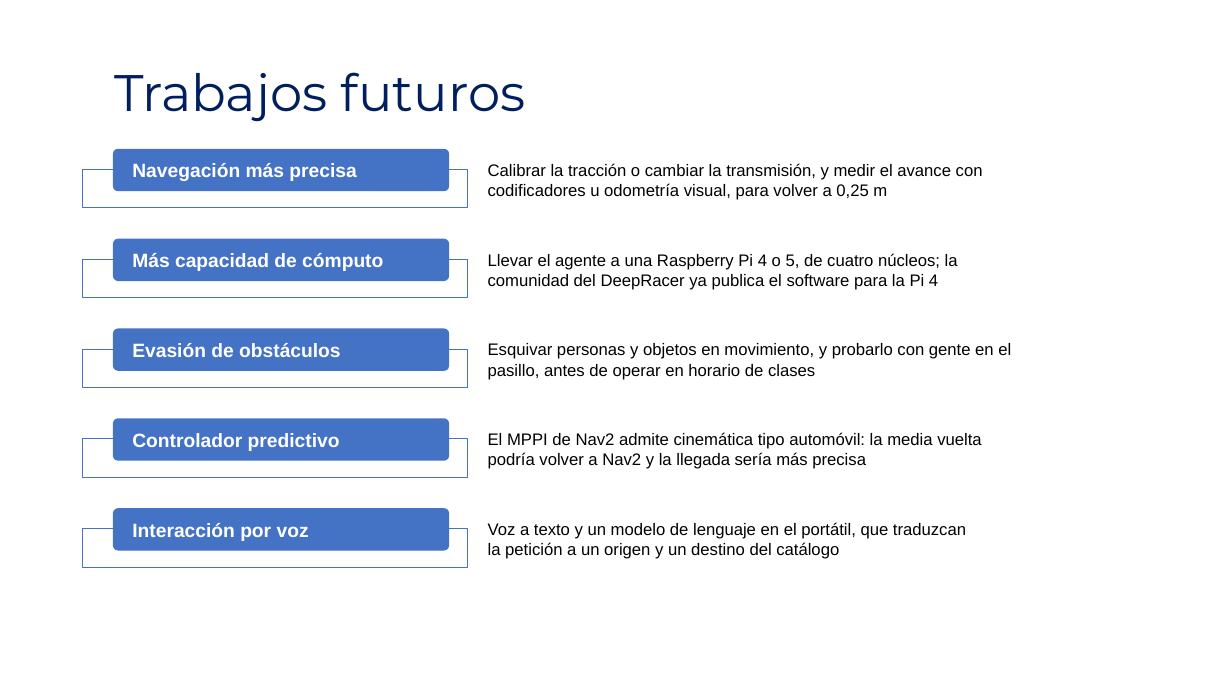
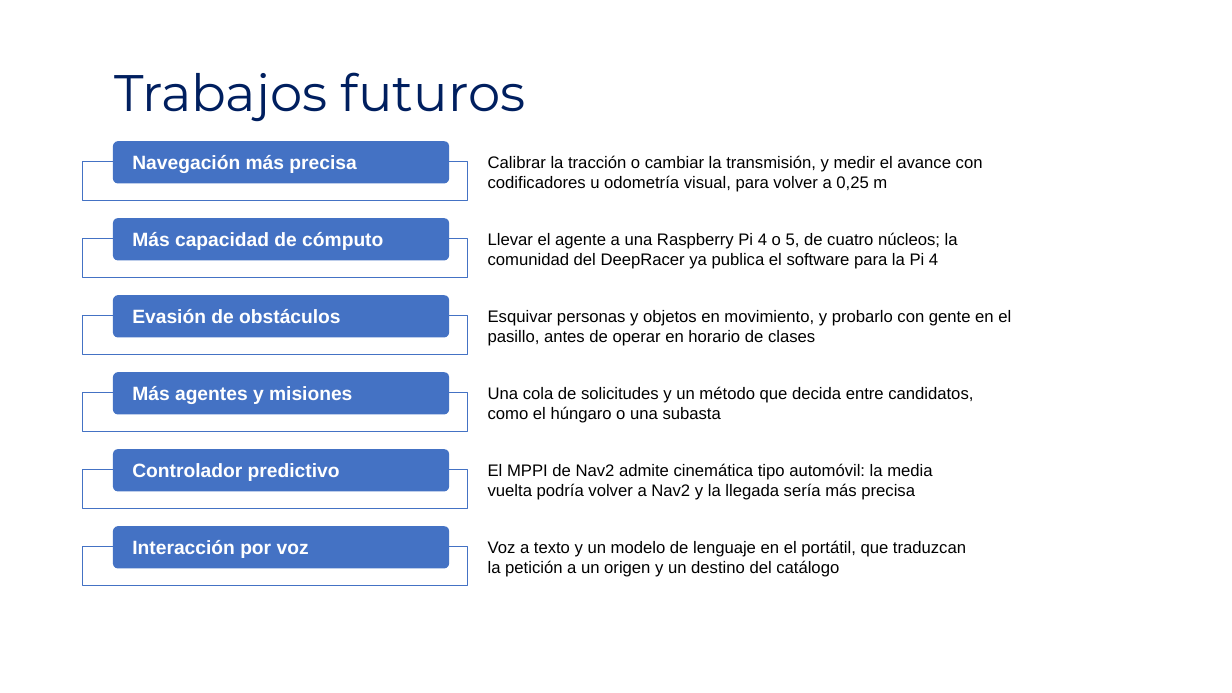
Before and after one commit to shdeza12/Collaborative-Mobile-Robot-System-for-Indoor-Navigation-Assistance-in-Multi-Level-Environments, a slide deck: slide 36 of Documentos/Presentacion/Presustentacion.pptx. Drawn at 1232x693 pixels with LibreOffice and Linux fonts; fonts in the diff are those of the drawing; background and template pictures are left out. Boxes give left, top, right and bottom in pixels: in the first picture for what was removed or moved away, otherwise in the second. Text is boxed around its words. In the diff, an @@ line names an element or a change of style, - is before the commit and + after.

```diff
--- a/Documentos/Presentacion/Presustentacion.pptx
+++ b/Documentos/Presentacion/Presustentacion.pptx
@@ rounded rectangle "Navegación más precisa": place and size @@
-rounded rectangle "Navegación más precisa" at [113,149,449,191]
+rounded rectangle "Navegación más precisa" at [113,141,449,184]
@@ text "Calibrar la tracción o cambiar ...": place and size @@
-text "Calibrar la tracción o cambiar ..." at [488,163,983,200]
+text "Calibrar la tracción o cambiar ..." at [488,155,983,192]
@@ rectangle: place and size @@
-rectangle at [82,169,468,208]
+rectangle at [82,162,468,201]
@@ 1 rounded rectangle, 1 text, 1 rectangle: place and size @@
-1 rounded rectangle, 1 text, 1 rectangle at [82,238,958,299]
+1 rounded rectangle, 1 text, 1 rectangle at [82,218,958,277]
@@ 1 text, 1 rounded rectangle, 1 rectangle: place and size @@
-1 text, 1 rounded rectangle, 1 rectangle at [82,329,1011,388]
+1 text, 1 rounded rectangle, 1 rectangle at [82,295,1011,355]
@@ rounded rectangle added at [113,372,449,415], fill #4472C4, 15 pt, text #FFFFFF, bold @@
+Más agentes y misiones
@@ text added at [488,386,973,423], 13 pt, text #000000 @@
+Una cola de solicitudes y un método que decida entre candidatos, como el húngaro o una subasta
@@ rectangle: place and size @@
-rectangle at [82,439,468,478]
+rectangle at [82,393,468,432]
@@ rounded rectangle "Controlador predictivo": place and size @@
-rounded rectangle "Controlador predictivo" at [113,419,449,461]
+rounded rectangle "Controlador predictivo" at [113,449,449,492]
@@ text "El MPPI de Nav2 admite ..." rewrapped from [488,432,981,469] to [488,463,932,500] @@
@@ rectangle: place and size @@
-rectangle at [82,529,468,567]
+rectangle at [82,470,468,508]
@@ rounded rectangle "Interacción por voz": place and size @@
-rounded rectangle "Interacción por voz" at [113,508,449,551]
+rounded rectangle "Interacción por voz" at [113,526,449,568]
@@ text "Voz a texto y un ...": place and size @@
-text "Voz a texto y un ..." at [488,522,966,559]
+text "Voz a texto y un ..." at [488,540,966,577]
@@ rectangle added at [82,547,468,586], outline #4472C4 0.75 pt @@
```
Also in this commit, not shown: 28 other files.
